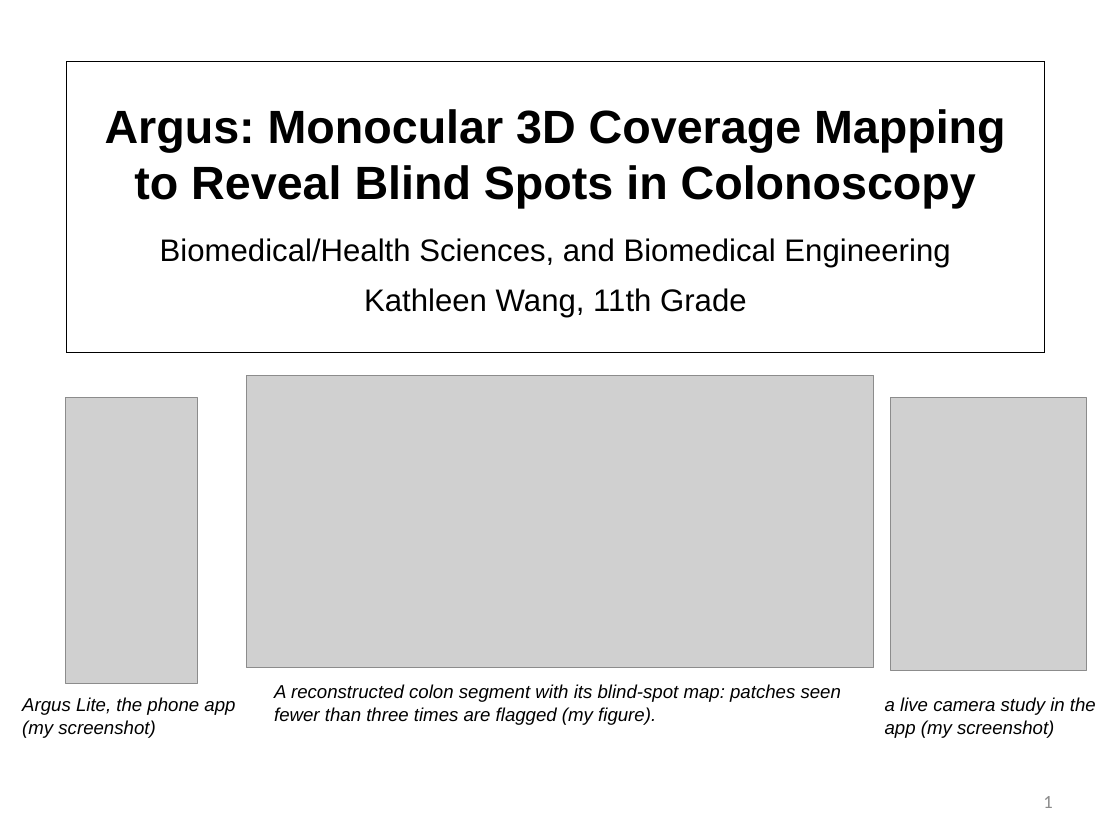
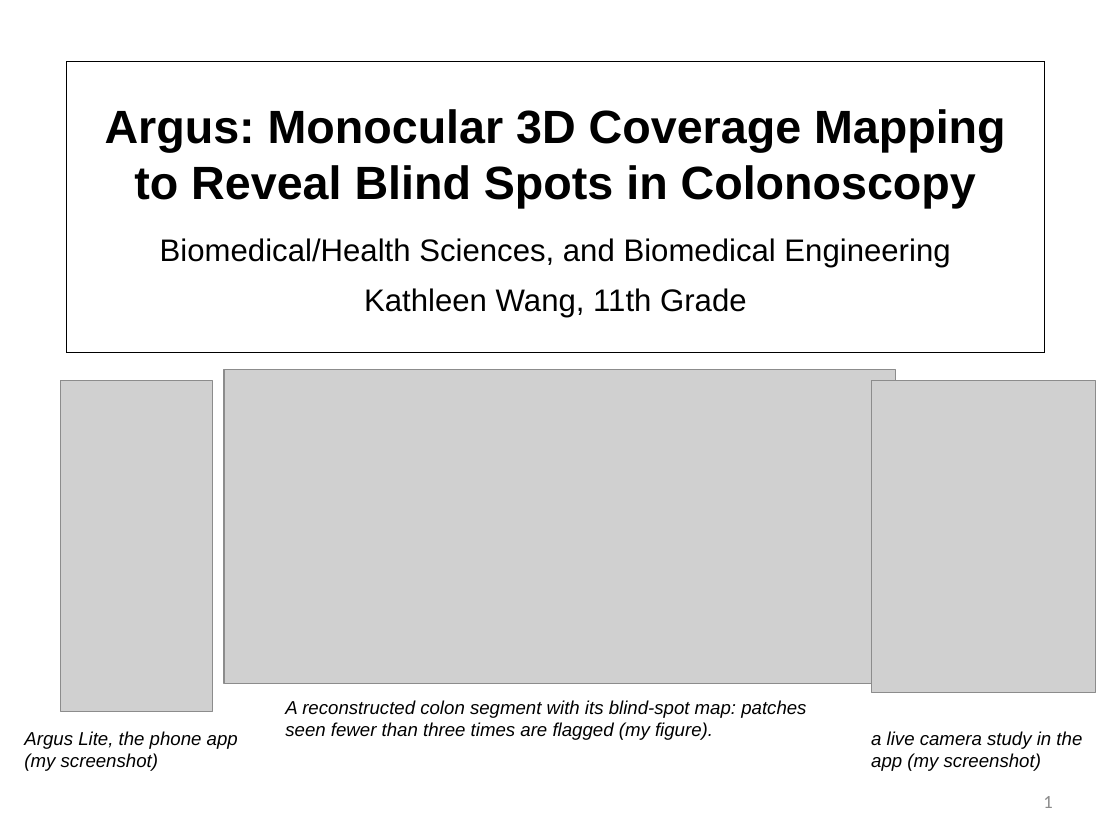
Before and after one commit to bluMoonx/EndoscopicMonocularSLAM, a slide deck: slide 1 of presentation/Argus_GSDSEF_2027_Digital_Presentation.pptx. Drawn at 1120x840 pixels with LibreOffice and Linux fonts; fonts in the diff are those of the drawing; grey boxes stand for pictures. Boxes give left, top, right and bottom in pixels: in the first picture for what was removed or moved away, otherwise in the second. Text is boxed around its words. In the diff, an @@ line names an element or a change of style, - is before the commit and + after.

Commit message:
Deck voice and fill pass: her register, fuller slides, larger figures
The abstract is rewritten to 238 words in the style of her previous
CSEF presentation (project-as-subject, I only for concrete actions)
and now follows the standard context / purpose / methods / results /
significance structure with a closing significance sentence. The
introduction gains a research question and hypothesis paragraph (345
words). Figures grew on slides 1, 2, 4, 5, 8, 9 and 11 to use the
empty space, and the block-diagram caption now explains the cascade
technically. All twelve slides re-rendered and checked; template
validation passes.

```diff
--- a/presentation/Argus_GSDSEF_2027_Digital_Presentation.pptx
+++ b/presentation/Argus_GSDSEF_2027_Digital_Presentation.pptx
@@ picture: place and size @@
-picture at (66,398,198,683)
+picture at (60,381,213,711)
@@ picture: place and size @@
-picture at (246,375,874,668)
+picture at (224,370,896,683)
@@ picture: place and size @@
-picture at (890,398,1086,670)
+picture at (871,381,1095,692)
@@ text "A reconstructed colon segment with ..." rewrapped from (274,684,841,725) to (285,700,806,740) @@
@@ text "Argus Lite, the phone app ...": place and size @@
-text "Argus Lite, the phone app ..." at (22,697,235,738)
+text "Argus Lite, the phone app ..." at (24,731,238,771)
@@ text "a live camera study in ...": place and size @@
-text "a live camera study in ..." at (885,697,1096,738)
+text "a live camera study in ..." at (871,731,1082,771)
```
Also in this commit, not shown: 9 other slides changed, 1 other file.
